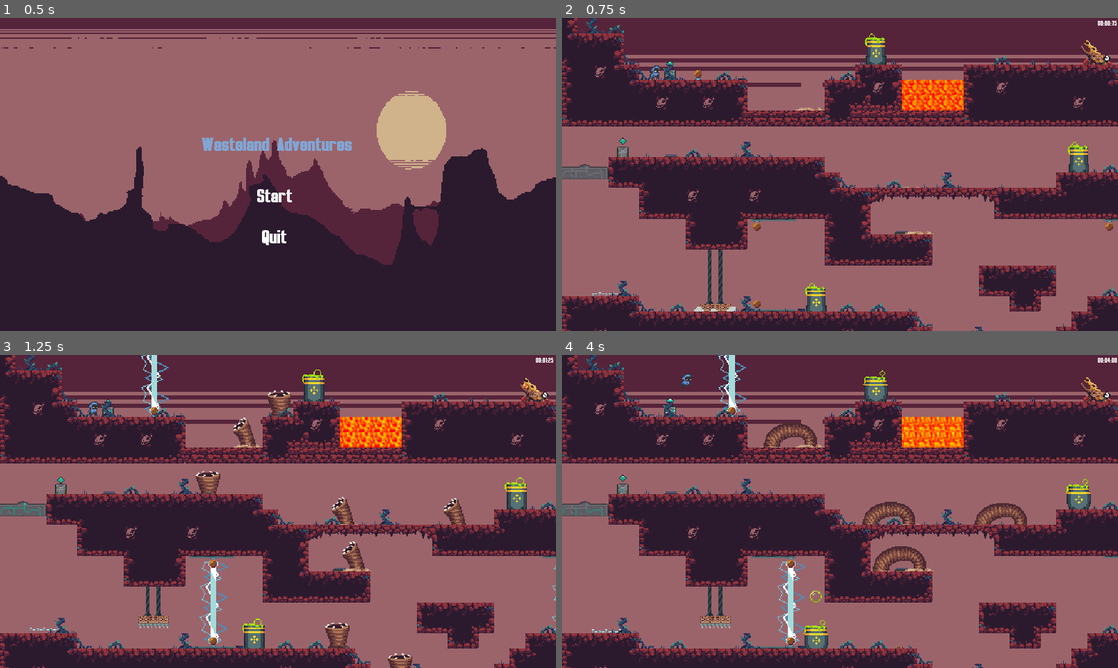
Above: before the commit, frames 1-4 (two rows, left to right).
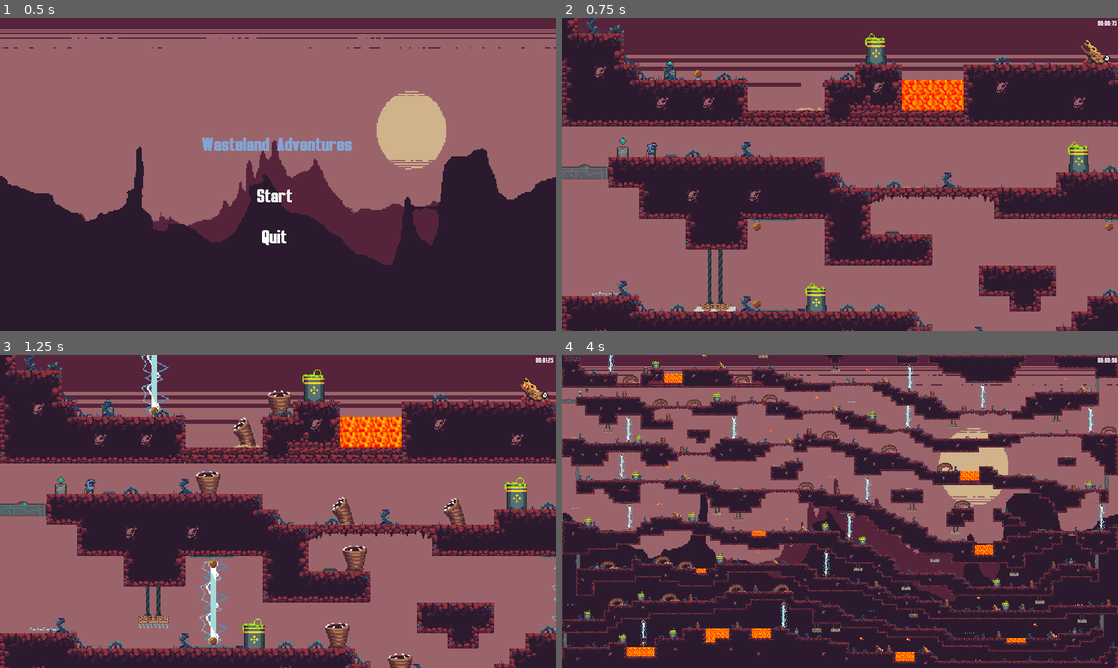
Above: after the commit, the same moments.

Repository: Lagswastaken/Platformer
Game: Godot game, scene res://Scenes/Menu.tscn
Two runs of this game, one before a commit and one after it. Both use one fixed random seed, a clock stepped at 60 frames per second and the inputs below. Sound files missing from this copy of the repository are replaced by a short silence.
Inputs:
- Up to frame 1 (0.5 s): no input
- Up to frame 2 (0.75 s): click "Start" at 0.5 s
- Up to frame 3 (1.25 s): no input
- Up to frame 4 (4 s): hold Right (right) 1.28-2.78 s; tap E (zoom) every 0.75 s from 1.35 to 3.6 s; tap Space (jump) at 1.52, 2.27, 3.77 s; hold A (left) 2.78-3.53 s; hold Right (right) from 3.53 s (still down)

Frame 1 is identical in both runs. In frame 2, 0.2% of the frame differs, in the area x 15-67%, y 15-70%; in frame 3, 0.4%; in frame 4, 73%, in the area x 0-100%, y 0-100%.

Commit message:
.

Diff:
--- a/Scenes/World.tscn
+++ b/Scenes/World.tscn
@@ -456,7 +456,7 @@
 position = Vector2( 1880, 435 )
 
 [node name="Button" parent="Doors/DoorAndButton3" index="1"]
-position = Vector2( -1528, -213 )
+position = Vector2( -1538, -213 )
 
 [node name="DoorAndButton4" parent="Doors" instance=ExtResource( 11 )]
 position = Vector2( 1669, 578 )
@@ -838,9 +838,6 @@
 [node name="Sand Worm 9" parent="Sand Worms" instance=ExtResource( 25 )]
 position = Vector2( 338, 146 )
 
-[node name="Sand Worm 10" parent="Sand Worms" instance=ExtResource( 25 )]
-position = Vector2( 349, 192 )
-
 [node name="Sand Worm 14" parent="Sand Worms" instance=ExtResource( 25 )]
 position = Vector2( 346, 687 )
 
@@ -865,6 +862,9 @@
 [node name="Sand Worm 6" parent="Sand Worms" instance=ExtResource( 25 )]
 position = Vector2( 236, 64 )
 
+[node name="Sand Worm3" parent="Sand Worms" instance=ExtResource( 15 )]
+position = Vector2( 368, 211 )
+
 [node name="Toxic Traps" type="Node2D" parent="."]
 
 [node name="Toxic Trap" parent="Toxic Traps" instance=ExtResource( 16 )]
@@ -1138,7 +1138,7 @@
 position = Vector2( -21, 987 )
 
 [node name="Player" parent="." instance=ExtResource( 7 )]
-position = Vector2( 97, 55 )
+position = Vector2( 94, 130 )
 
 [node name="Jump" type="AudioStreamPlayer2D" parent="Player"]
 position = Vector2( -96, -56 )
--- a/Scripts/DoorAndButton.gd
+++ b/Scripts/DoorAndButton.gd
@@ -5,8 +5,11 @@
 	$AnimationPlayer.play("ButtonUp")
 	$AnimationPlayer.play("DoorClosed")
 
+var dooropen = false
 
 func _on_Area2D_body_entered(body):
 	if body.is_in_group("Player"):
-		$AnimationPlayer.play("ButtonDown")
-		$AnimationPlayer.play("DoorOpen")
+		if dooropen == false:
+			$AnimationPlayer.play("ButtonDown")
+			$AnimationPlayer.play("DoorOpen")
+			dooropen = true
